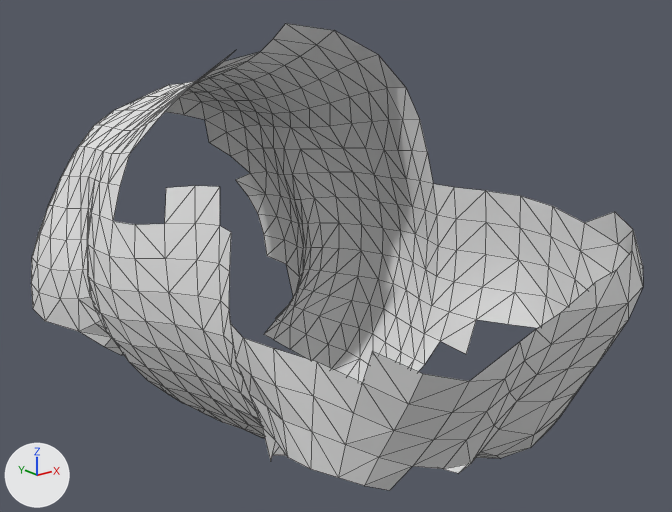
What one commit did to the OBJ model models/giraffe/body.obj.
Rendered twice from a 50 mm lens placed at (-2.82, -4.2, 6.32), pointed at (0.14, -0.49, 4.84). Every picture has the same lights, and +X, +Y and +Z are marked at lower left. Mesh edges are drawn as thin lines. Where no turn or scale is listed for an object, it has been applied to the vertices.

The older version as bpy lines, for what is in view:
```python
me_body = bpy.data.meshes.new('body')
me_body.from_pydata(...)  # 550 vertices, 957 faces; spans x -0.92..0.92, y -2.16..1.46, z 3.79..6.04
ob_body = bpy.data.objects.new('body', me_body)
ob_body.location = (0.0, 0.0, 0.0)
```
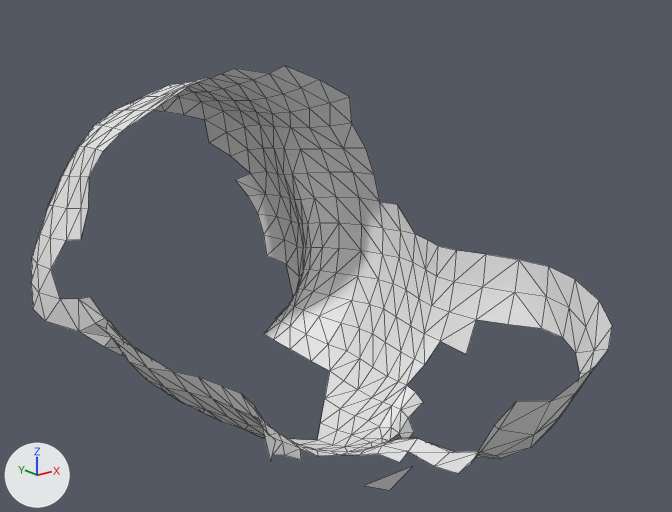
What changed in the scene script:
```text
Change me_body:
    used by ob_body; location = (0.0, 0.0, 0.0)
    remove me_body.from_pydata(...)  # 550 vertices, 957 faces; spans x -0.92..0.92, y -2.16..1.46, z 3.79..6.04
    add me_body.from_pydata(...)  # 391 vertices, 636 faces; spans x -0.91..0.92, y -2.02..1.46, z 3.79..5.79
    me_body part 1
    159 vertices are removed from x -0.92..0.85, y -2.16..0.76, z 4.34..6.04
    321 faces are deleted
```

Changed parts and their boxes (x1, y1, x2, y2) in the pictures (672 x 512 px):
'body', reshaped (9% shorter)
    before: (31, 23, 643, 490)
    after: (31, 66, 612, 490)
part 1 of me_body, deleted
    before: (51, 23, 643, 486)
